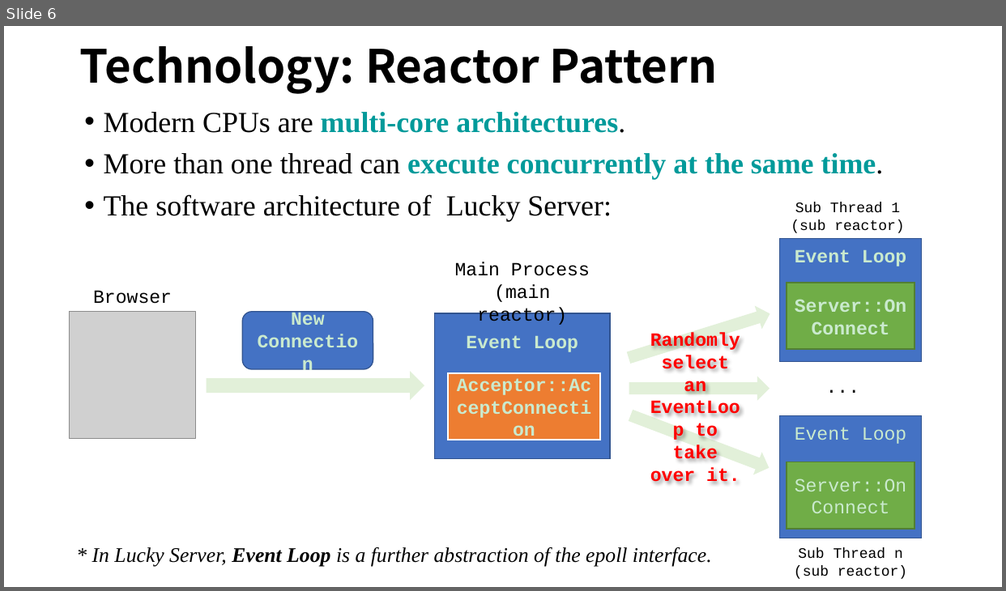
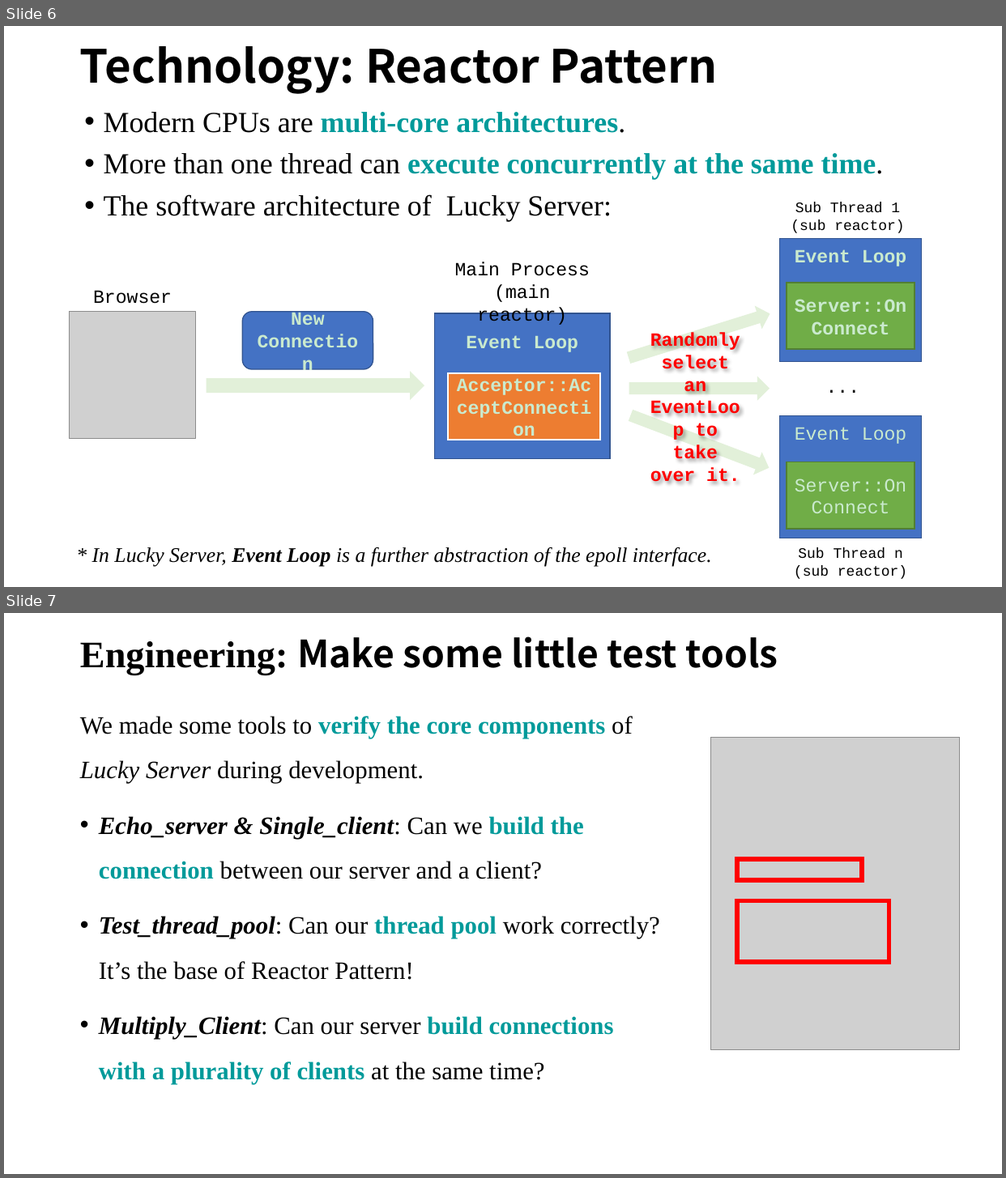
Before and after one commit to WU-SUNFLOWER/LuckyServer, a slide deck: docs/LuckyServer.pptx. Shown one above the other, each under a label of ours: slide 6 before the commit, slides 6 and 7 after it. The pictures are 1006x591 and 1006x1178 pixels, drawn with LibreOffice and Linux fonts; fonts in the diff are those of the drawing; grey boxes stand for pictures. Boxes give left, top, right and bottom in pixels: in the first picture for what was removed or moved away, otherwise in the second. Text is boxed around its words. In the diff, an @@ line names an element or a change of style, - is before the commit and + after.

```diff
--- a/docs/LuckyServer.pptx
+++ b/docs/LuckyServer.pptx
@@ slide 7 added at [4,613,1002,1174], background #CAEACE @@
@@ title added at [80,636,778,675], 36 pt, text #000000, bold @@
+Engineering: Make some little test tools
@@ text added at [80,716,660,1084], 24 pt, text #000000 @@
+We made some tools to verify the core components of Lucky Server during development.
+• Echo_server & Single_client: Can we build the connection between our server and a client?
+• Test_thread_pool: Can our thread pool work correctly? It’s the base of Reactor Pattern!
+• Multiply_Client: Can our server build connections with a plurality of clients at the same time?
@@ picture added at [710,737,960,1050] @@
@@ rectangle added at [738,859,862,880], outline #FF0000 4.5 pt @@
@@ rectangle added at [738,901,889,963], outline #FF0000 4.5 pt @@
```
Also in this commit, not shown: 2 slides changed, 5 other slides added.
